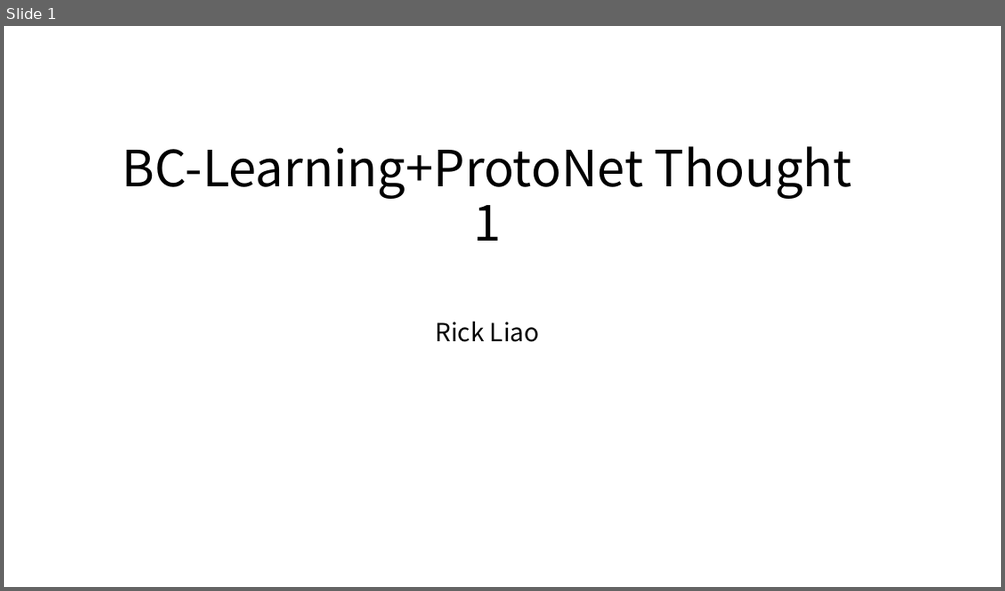
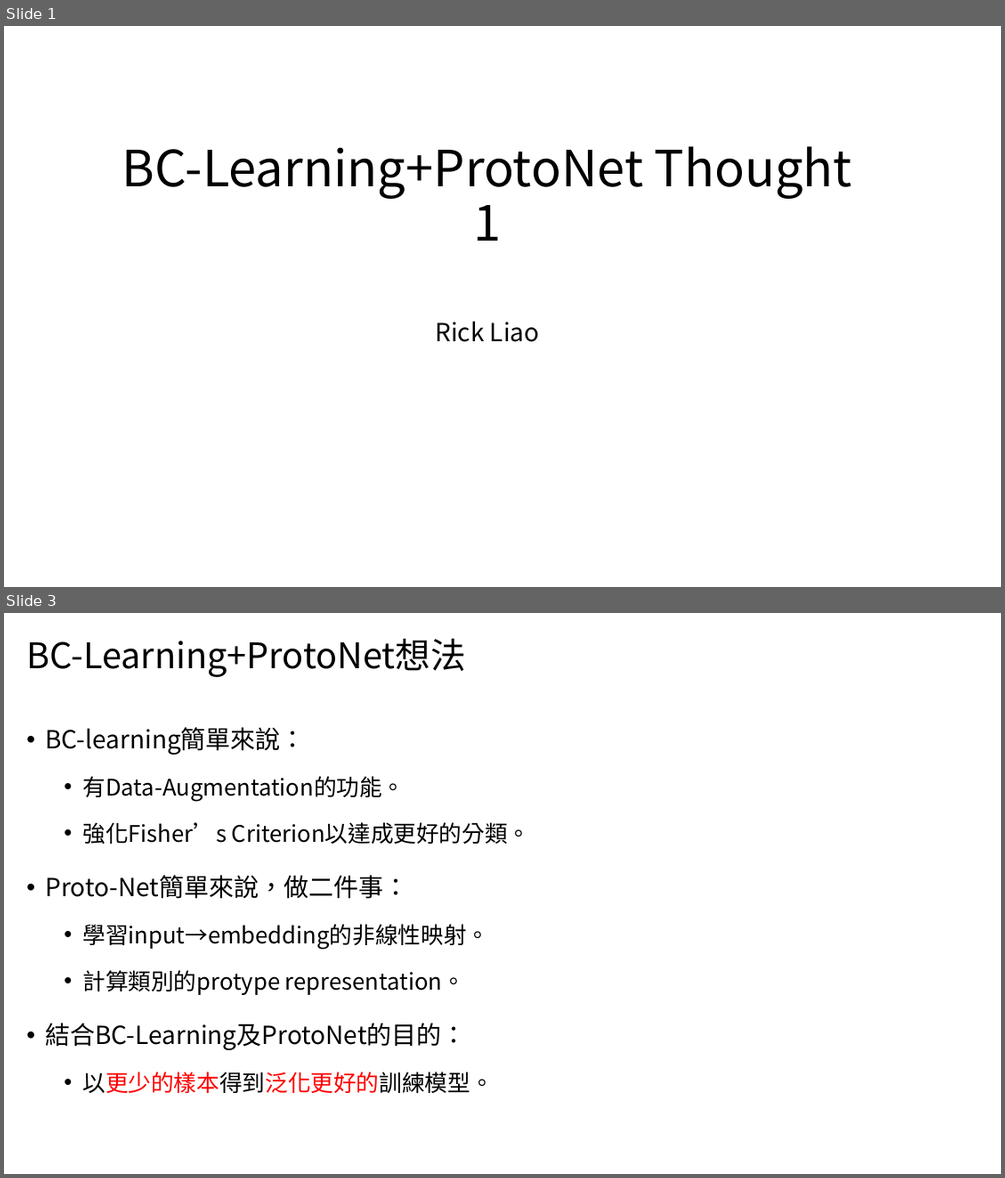
Before and after one commit to xrick/RickLiao-Repo, a slide deck: MyResearches/BCLearning+ProtoNet/Thoughts/bclearning+protonet_thoughts01.pptx. Shown one above the other, each under a label of ours: slide 1 before the commit, slides 1 and 3 after it; the slides between them are not shown. The pictures are 1005x591 and 1005x1178 pixels, drawn with LibreOffice and Linux fonts; fonts in the diff are those of the drawing. Boxes give left, top, right and bottom in pixels: in the first picture for what was removed or moved away, otherwise in the second. Text is boxed around its words. In the diff, an @@ line names an element or a change of style, - is before the commit and + after.

```diff
--- a/MyResearches/BCLearning+ProtoNet/Thoughts/bclearning+protonet_thoughts01.pptx
+++ b/MyResearches/BCLearning+ProtoNet/Thoughts/bclearning+protonet_thoughts01.pptx
@@ slide 3 added at <box>4,613,1001,1174</box>, background #FFFFFF @@
@@ title added at <box>26,638,465,677</box>, 34 pt, text #000000 @@
+BC-Learning+ProtoNet想法
@@ text added at <box>45,727,531,1093</box>, 22 pt, text #000000 @@
+• BC-learning簡單來說：
+  • 有Data-Augmentation的功能。
+  • 強化Fisher’s Criterion以達成更好的分類。
+• Proto-Net簡單來說，做二件事：
+  • 學習input→embedding的非線性映射。
+  • 計算類別的protype representation。
+• 結合BC-Learning及ProtoNet的目的：
+  • 以更少的樣本得到泛化更好的訓練模型。
```
Also in this commit, not shown: 1 slide changed, 9 other slides added, 16 slides removed, 4 other files.
